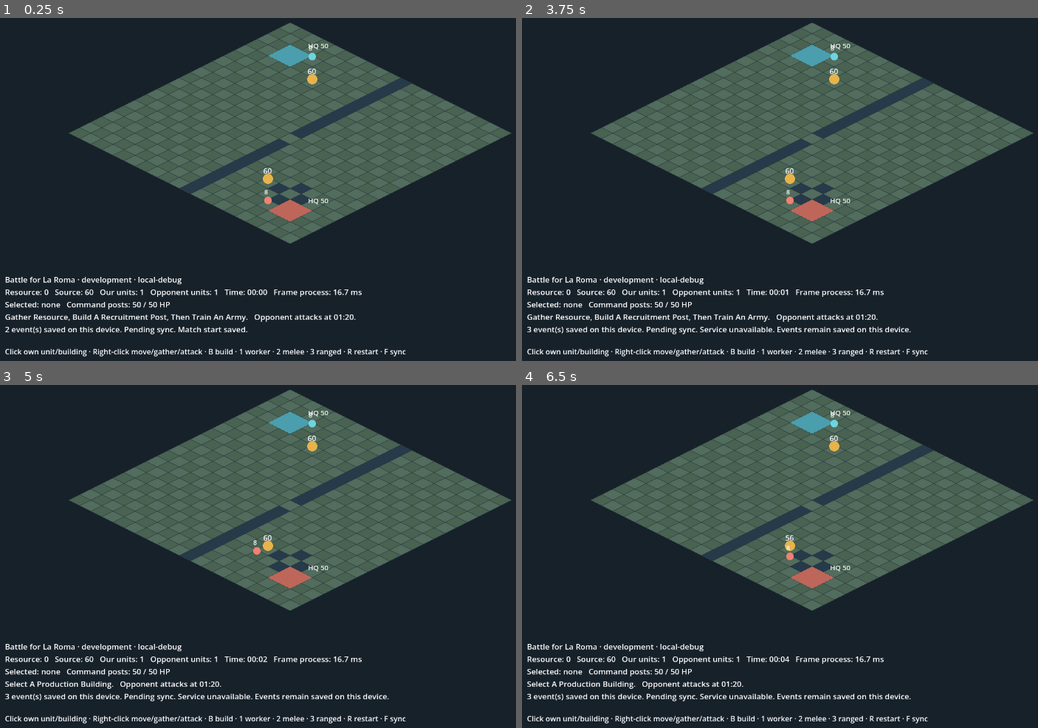
Above: before the commit, frames 1-4 (two rows, left to right).
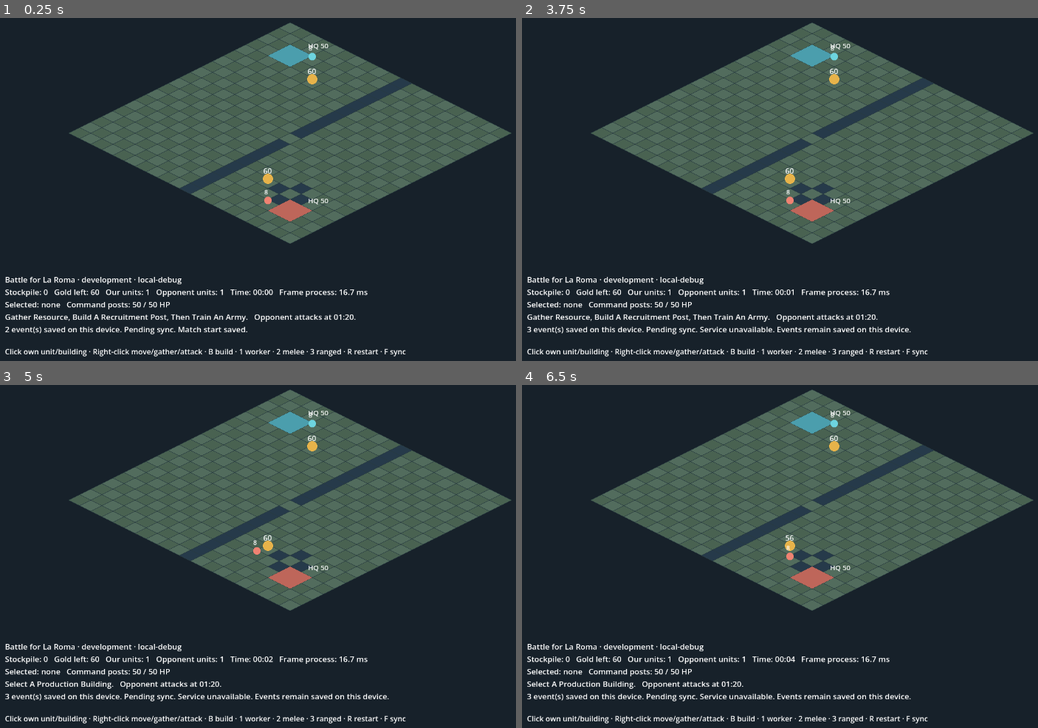
Above: after the commit, the same moments.

Repository: danybgoode/aomx
Game: Godot game, scene res://skirmish_main.tscn
The game is run twice, just before and just after one commit, with the same random seed, the same clock (stepped at 60 frames per second) and the same inputs.
Inputs (mouse positions are in pixels of both pictures, inside the frame that each line leads up to):
- Up to frame 1 (0.25 s): no input
- Up to frame 2 (3.75 s): tap Enter at 0.5, 2.75 s; move the mouse to (939, 165) at 0.52 s; tap B at 0.6, 1.35, 2.3, 3.05 s; click (939, 165) at 0.67 s; move the mouse to (692, 199) at 1.27 s; click (692, 199) at 1.42 s; tap Space at 2, 3.5 s; move the mouse to (872, 100) at 2.02 s; tap R at 2.1 s; click (872, 100) at 2.17 s; move the mouse to (785, 254) at 2.77 s; tap T at 2.85 s; click (785, 254) at 2.92 s; move the mouse to (991, 237) at 3.52 s; tap F at 3.6 s; click (991, 237) at 3.67 s
- Up to frame 3 (5 s): tap B at 3.8, 4.55 s; move the mouse to (113, 494) at 4.27 s; tap 1 at 4.35 s; click (113, 494) at 4.42 s
- Up to frame 4 (6.5 s): move the mouse to (841, 549) at 5.02 s; tap 2 at 5.1 s; click (841, 549) at 5.17 s; tap B at 5.3, 6.05 s; move the mouse to (723, 457) at 5.77 s; tap 3 at 5.85 s; click (723, 457) at 5.92 s

The runs differ from the first frame. In frame 1, 0.7% of the frame differs, in the area x 1-72%, y 79-82%; in frame 2, 0.7%; in frame 3, 0.7%; in frame 4, 0.7%.

Commit message:
fix(game): explain resource requirement before building

Diff:
--- a/game/skirmish_main.gd
+++ b/game/skirmish_main.gd
@@ -110,8 +110,12 @@
 		match event.keycode:
 			KEY_B:
 				if _selected_kind() == "worker":
-					placing = true
-					sim.feedback = "Choose a clear 2 by 2 footprint. Cost: 6."
+					if sim.stockpile[Skirmish.HUMAN] < Skirmish.COST.barracks:
+						placing = false
+						sim.feedback = "Need 6 resource. Right-click gold with a worker to gather."
+					else:
+						placing = true
+						sim.feedback = "Choose a clear 2 by 2 footprint. Cost: 6."
 			KEY_ESCAPE:
 				placing = false
 			KEY_1:
@@ -171,7 +175,7 @@
 	var chosen := "none" if selected_id == -1 else "%s #%d (%d HP)" % [sim.entities[selected_id].kind.replace("_", " "), selected_id, sim.entities[selected_id].hp]
 	var total_seconds: int = floori(float(sim.tick_number) / 10.0)
 	var opponent_note := "Opponent attacks at 01:20." if sim.tick_number < Skirmish.AI_ATTACK_TICK else "Opponent attacking."
-	hud.text = "Battle for La Roma · %s · %s\nResource: %d   Source: %d   Our units: %d   Opponent units: %d   Time: %02d:%02d   Frame process: %.1f ms\nSelected: %s   Command posts: %d / %d HP\n%s   %s\n%s %s" % [
+	hud.text = "Battle for La Roma · %s · %s\nStockpile: %d   Gold left: %d   Our units: %d   Opponent units: %d   Time: %02d:%02d   Frame process: %.1f ms\nSelected: %s   Command posts: %d / %d HP\n%s   %s\n%s %s" % [
 		AlphaConfig.CHANNEL, AlphaConfig.BUILD_ID,
 		sim.stockpile[Skirmish.HUMAN], sim.sources[Skirmish.HUMAN].amount,
 		sim._count_units(Skirmish.HUMAN), sim._count_units(Skirmish.COMPUTER),
Not shown, changed: docs/alpha-local-qa.md
Not shown, changed: game/README.md
